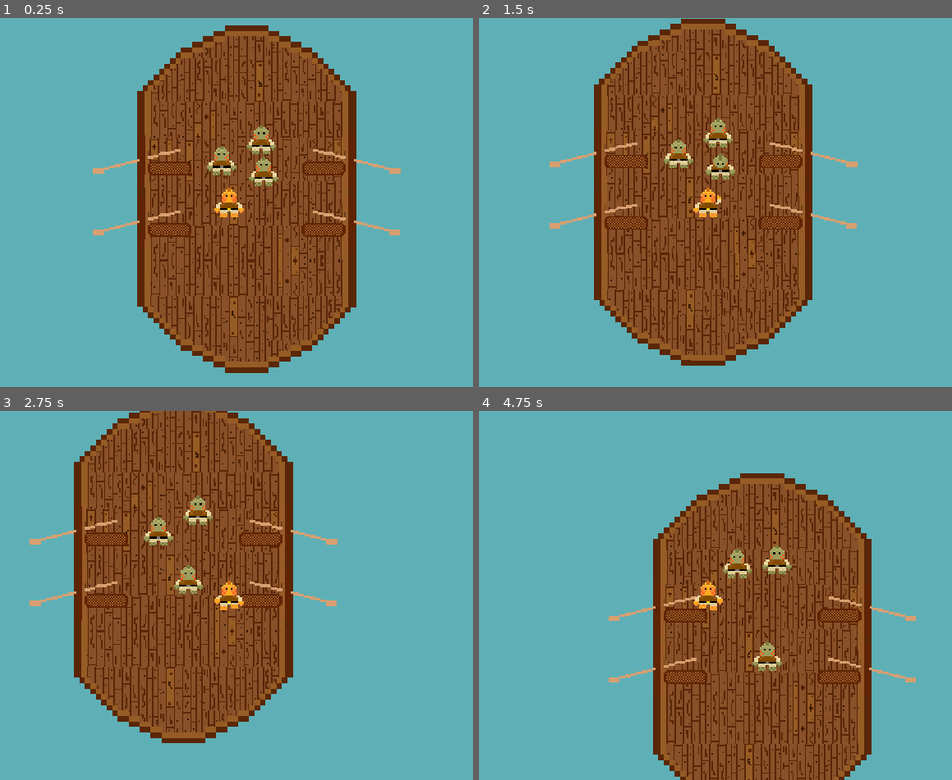
Above: before the commit, frames 1-4 (two rows, left to right).
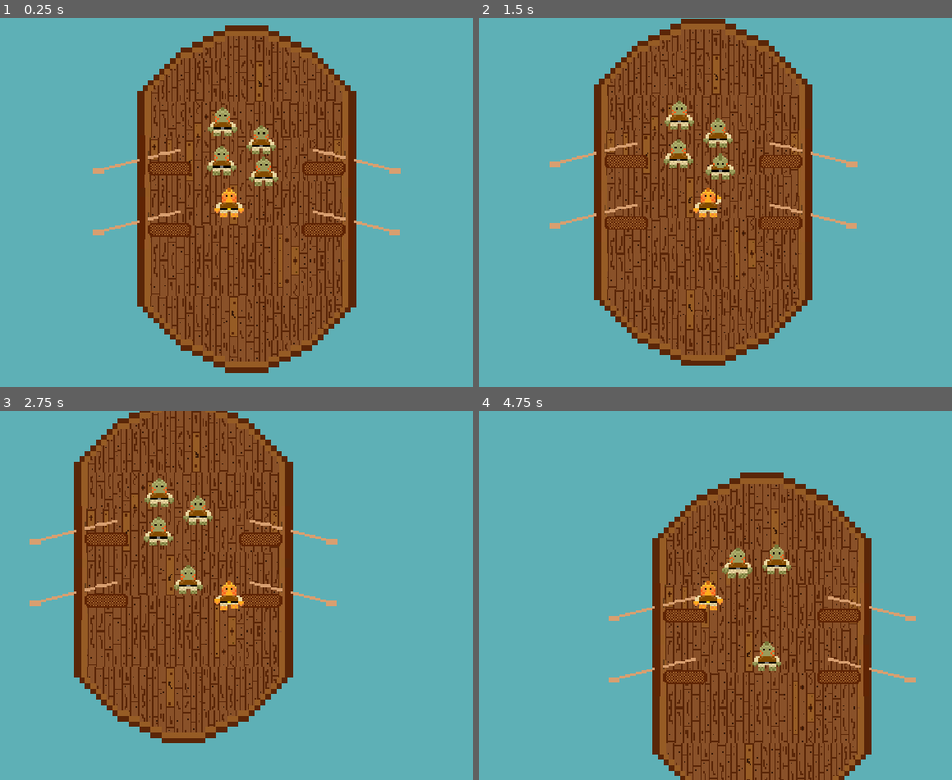
Above: after the commit, the same moments.

Repository: Splashy-Inc/splish-splashisson
Game: Godot game, scene res://Scenes/playground.tscn
Two runs of this game, one before a commit and one after it. Both use one fixed random seed, a clock stepped at 60 frames per second and the inputs below. The project has no main scene, so this scene is started directly.
Inputs:
- Up to frame 1 (0.25 s): no input
- Up to frame 2 (1.5 s): tap Enter at 0.5 s; hold D (right) 0.53-1.28 s; tap I (interact) at 0.6 s; hold S (down) from 1.28 s (still down); tap O (location) at 1.35 s
- Up to frame 3 (2.75 s): release S (down) at 2.03 s; hold D (right) from 2.03 s (still down); tap U (unassign) at 2.1 s
- Up to frame 4 (4.75 s): release D (right) at 2.78 s; hold W (up) 2.78-3.53 s; tap I (interact) at 2.85 s; hold A (left) from 3.53 s (still down); tap O (location) at 3.6 s; tap U (unassign) at 4.35 s

The runs differ from the first frame. In frame 1, 0.3% of the frame differs, in the area x 43-51%, y 24-32%; in frame 2, 0.3%; in frame 3, 0.3%; in frame 4, 3.9%, in the area x 31-91%, y 16-100%.

Commit message:
Add 4th crew to playground for fun

Diff:
--- a/Scenes/playground.tscn
+++ b/Scenes/playground.tscn
@@ -62,6 +62,9 @@
 [node name="CrewMember3" parent="." instance=ExtResource("1_tnbfu")]
 position = Vector2(887, 427)
 
+[node name="CrewMember4" parent="." instance=ExtResource("1_tnbfu")]
+position = Vector2(890, 314)
+
 [node name="Splish" parent="." instance=ExtResource("1_vcfar")]
 position = Vector2(909, 550)
 
